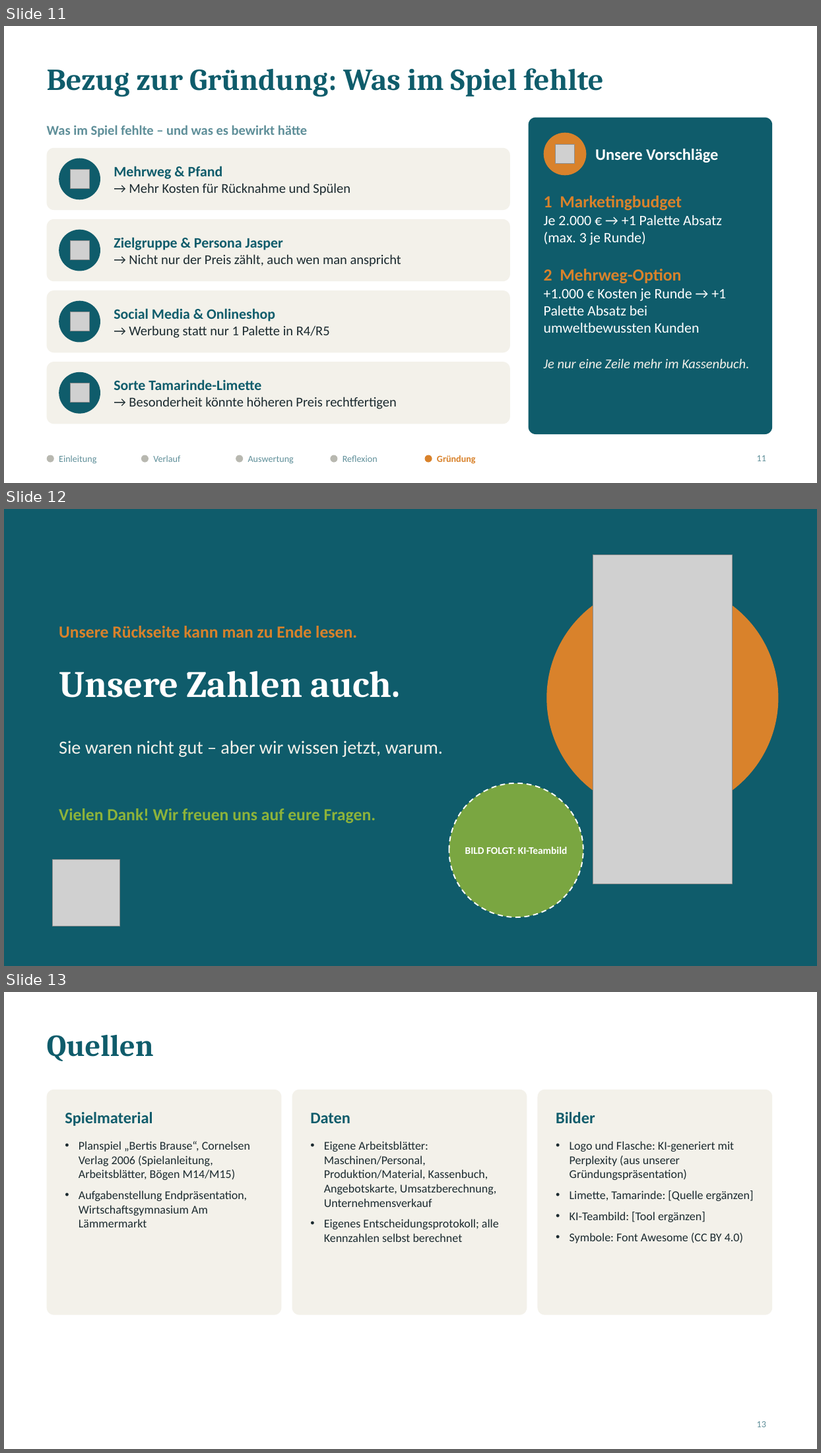
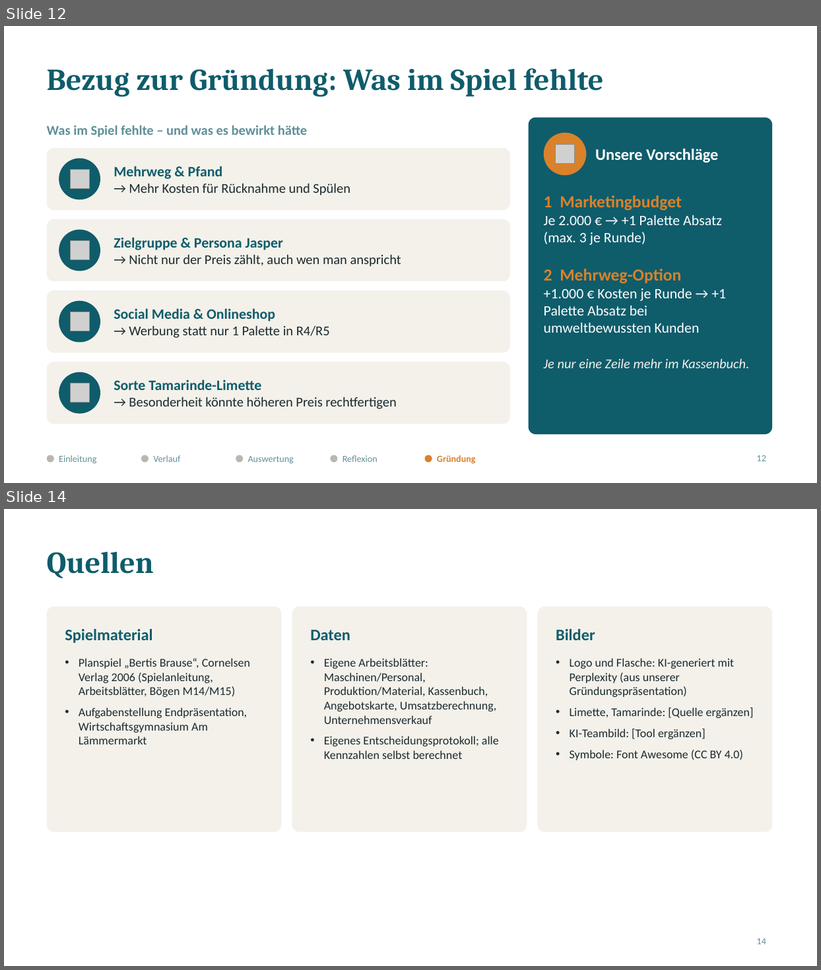
Before and after one commit to jofy0002/claude-workspace, a slide deck: endpraesentation/Elbharz_Endpraesentation.pptx. Shown one above the other, each under a label of ours: slides 11, 12 and 13 before the commit, slides 12 and 14 after it; the slides between them are not shown. The pictures are 821x1453 and 821x970 pixels, drawn with LibreOffice and Linux fonts; fonts in the diff are those of the drawing; grey boxes stand for pictures. Boxes give left, top, right and bottom in pixels: in the first picture for what was removed or moved away, otherwise in the second. Text is boxed around its words. In the diff, an @@ line names an element or a change of style, - is before the commit and + after.

```diff
--- a/endpraesentation/Elbharz_Endpraesentation.pptx
+++ b/endpraesentation/Elbharz_Endpraesentation.pptx
@@ slide 12 removed at <box>4,509,817,966</box>, background #0F5C6B @@
@@ picture removed at <box>593,555,733,884</box> @@
@@ ellipse removed at <box>547,582,779,814</box> @@
@@ text removed at <box>59,626,357,638</box> @@
-Unsere Rückseite kann man zu Ende lesen.
@@ text removed at <box>59,671,401,698</box> @@
-Unsere Zahlen auch.
@@ text removed at <box>59,741,444,757</box> @@
-Sie waren nicht gut – aber wir wissen jetzt, warum.
@@ ellipse removed at <box>450,784,583,918</box> @@
@@ text removed at <box>59,809,376,824</box> @@
-Vielen Dank! Wir freuen uns auf eure Fragen.
@@ picture removed at <box>53,859,120,927</box> @@
@@ text removed at <box>465,847,567,854</box> @@
-BILD FOLGT: KI-Teambild
@@ what was slide 11 is now slide 12 @@
@@ page number at <box>757,456,766,462</box>: text changed @@
-11
+12
@@ what was slide 13 is now slide 14 @@
@@ page number at <box>757,939,766,945</box>: text changed @@
-13
+14
```
Also in this commit, not shown: 1 slide changed, 2 slides added, 9 other files.
